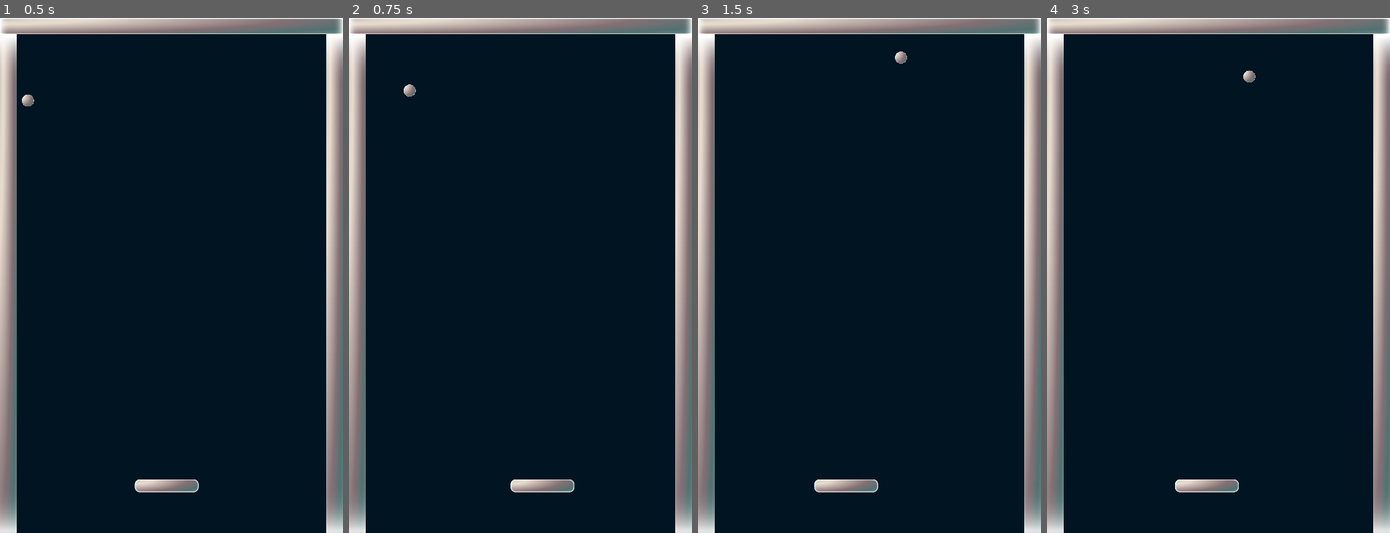
Above: before the commit, frames 1-4 (left to right).
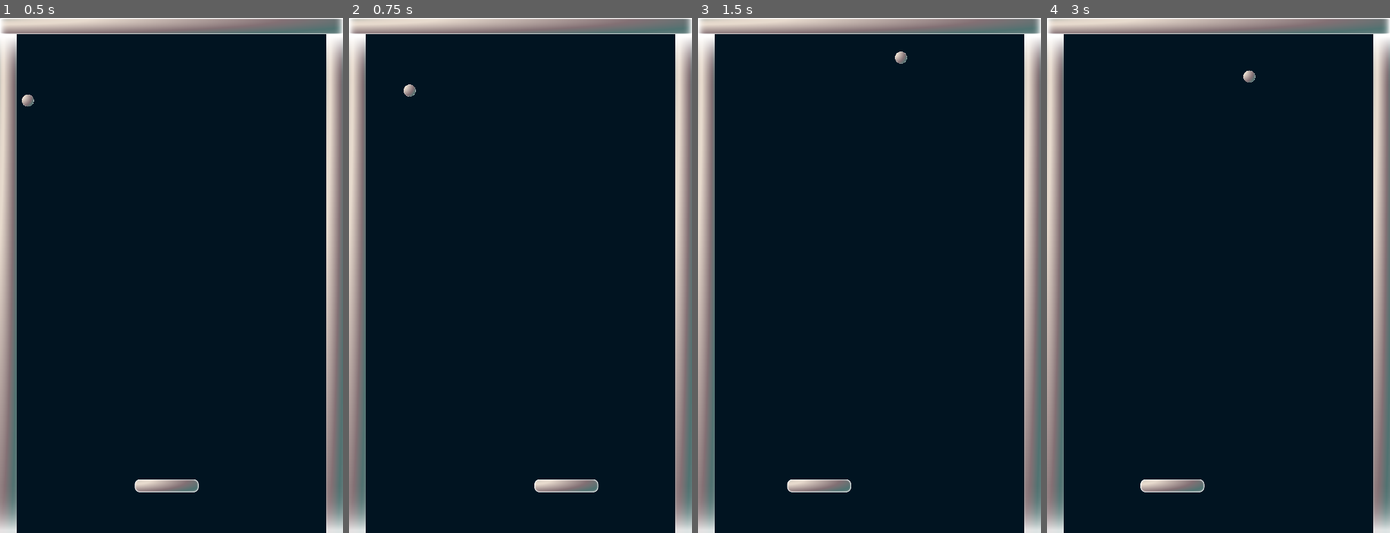
Above: after the commit, the same moments.

Repository: nekonenene/godot-brick-breaker
Game: Godot game, scene res://main.tscn
Same seed, same stepped clock (60 frames per second), same inputs: the game is played once before the commit and once after it.
Inputs (mouse positions are in pixels of both pictures, inside the frame that each line leads up to):
- Up to frame 1 (0.5 s): no input
- Up to frame 2 (0.75 s): move the mouse to (595, 249) at 0.52 s; click (595, 249) at 0.67 s
- Up to frame 3 (1.5 s): drag from (800, 301) to (852, 378) at 1.27 s
- Up to frame 4 (3 s): move the mouse to (1252, 162) at 2.02 s; click (1252, 162) at 2.17 s; drag from (1201, 378) to (1115, 198) at 2.77 s

Frame 1 is identical in both runs. In frame 2, 0.6% of the frame differs, in the area x 47-73%, y 89-93%; in frame 3, 0.6%; in frame 4, 0.7%, in the area x 27-56%, y 89-93%.

Commit message:
Paddle が Wall に重ならないようにした

Diff:
--- a/src/paddle.gd
+++ b/src/paddle.gd
@@ -2,7 +2,7 @@
 
 var initial_position: Vector2
 var dragging: bool
-var move_tween: Tween
+var target_x: float = -1
 
 # Called when the node enters the scene tree for the first time.
 func _ready() -> void:
@@ -10,31 +10,28 @@
 
 # Called every frame. 'delta' is the elapsed time since the previous frame.
 func _process(_delta: float) -> void:
-	var collided = move_and_slide()
-	if collided:
-		print("Wow, collided with ", get_last_slide_collision().get_collider().name)
-
-		# if move_tween.is_running():
-		# 	move_tween.stop()
-	#pass
+	pass
 
 func _input(event):
-	# 0.1 秒かけて、入力された X 座標に移動する
 	if event is InputEventMouseButton and event.button_index == MOUSE_BUTTON_LEFT:
 		if event.pressed:
-			print("mouse pressed at ", event.position)
+			#print("mouse pressed at ", event.position)
 			dragging = true
-			move(event.position.x)
+			target_x = event.position.x
 		else:
-			print("mouse released at ", event.position)
+			#print("mouse released at ", event.position)
 			dragging = false
 	elif event is InputEventMouseMotion and dragging:
-		print("mouse dragged to ", event.position)
-		move(event.position.x)
+		#print("mouse dragged to ", event.position)
+		target_x = event.position.x
 
-# 入力された X 座標に移動する
-func move(x: float) -> void:
-	var sec = 0.2
-
-	move_tween = get_tree().create_tween()
-	move_tween.tween_property(self, "position", Vector2(x, initial_position.y), sec)
+func _physics_process(_delta: float) -> void:
+	if target_x != -1 and position.x != target_x:
+		var diff = target_x - position.x
+		#print("diff: ", diff)
+		if abs(diff) > 1:
+			var speed = 6
+			var distance = log(abs(diff)) * speed
+			if distance > abs(diff):
+				distance = abs(diff)
+			move_and_collide(Vector2(distance * (diff / abs(diff)), 0))
